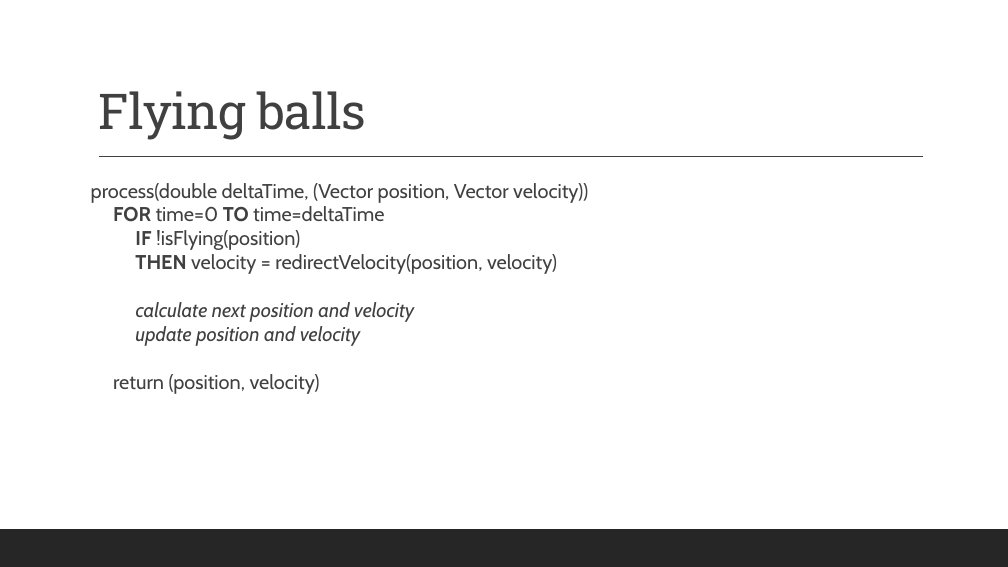
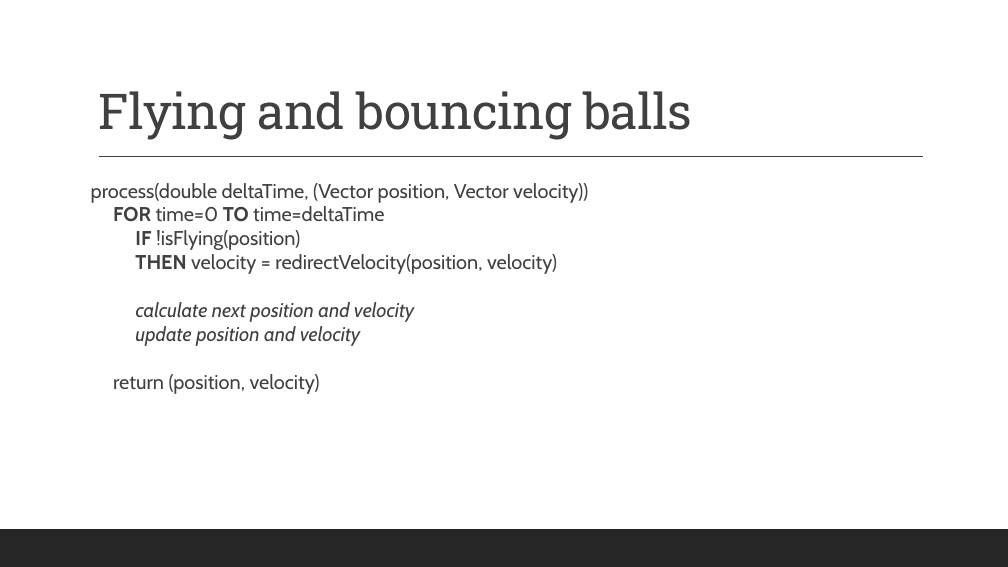
Before and after one commit to renesteeman/Project1-2_Group4, a slide deck: slide 12 of 04-PresentationThirdPhase.pptx. Drawn at 1008x567 pixels with LibreOffice and Linux fonts; fonts in the diff are those of the drawing. Boxes give left, top, right and bottom in pixels: in the first picture for what was removed or moved away, otherwise in the second. Text is boxed around its words. In the diff, an @@ line names an element or a change of style, - is before the commit and + after.

Commit message:
small presentation change

```diff
--- a/04-PresentationThirdPhase.pptx
+++ b/04-PresentationThirdPhase.pptx
@@ title at <box>98,91,692,140</box>: text changed @@
-Flying balls
+Flying and bouncing balls
```
Also in this commit, not shown: 1 slide added, 1 slide removed.
